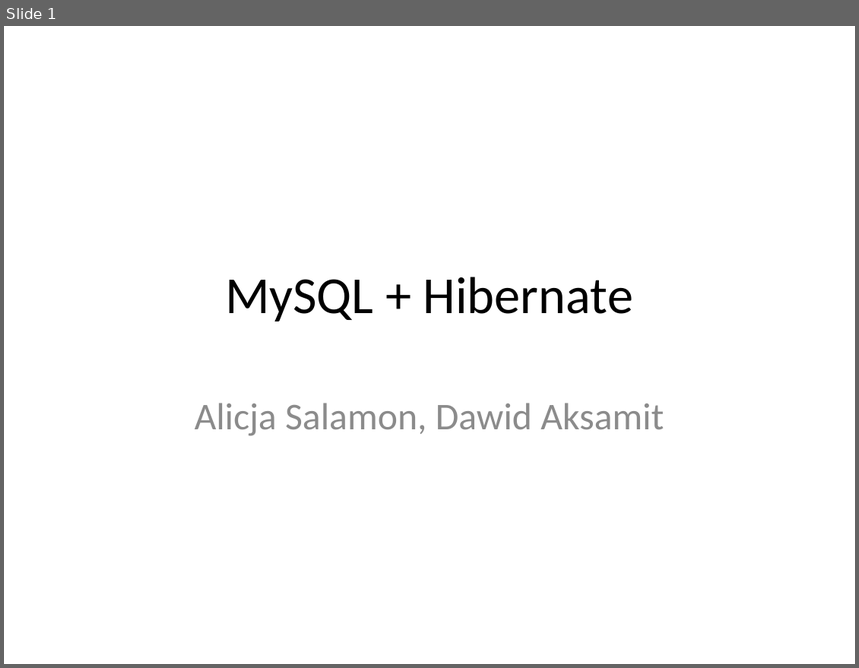
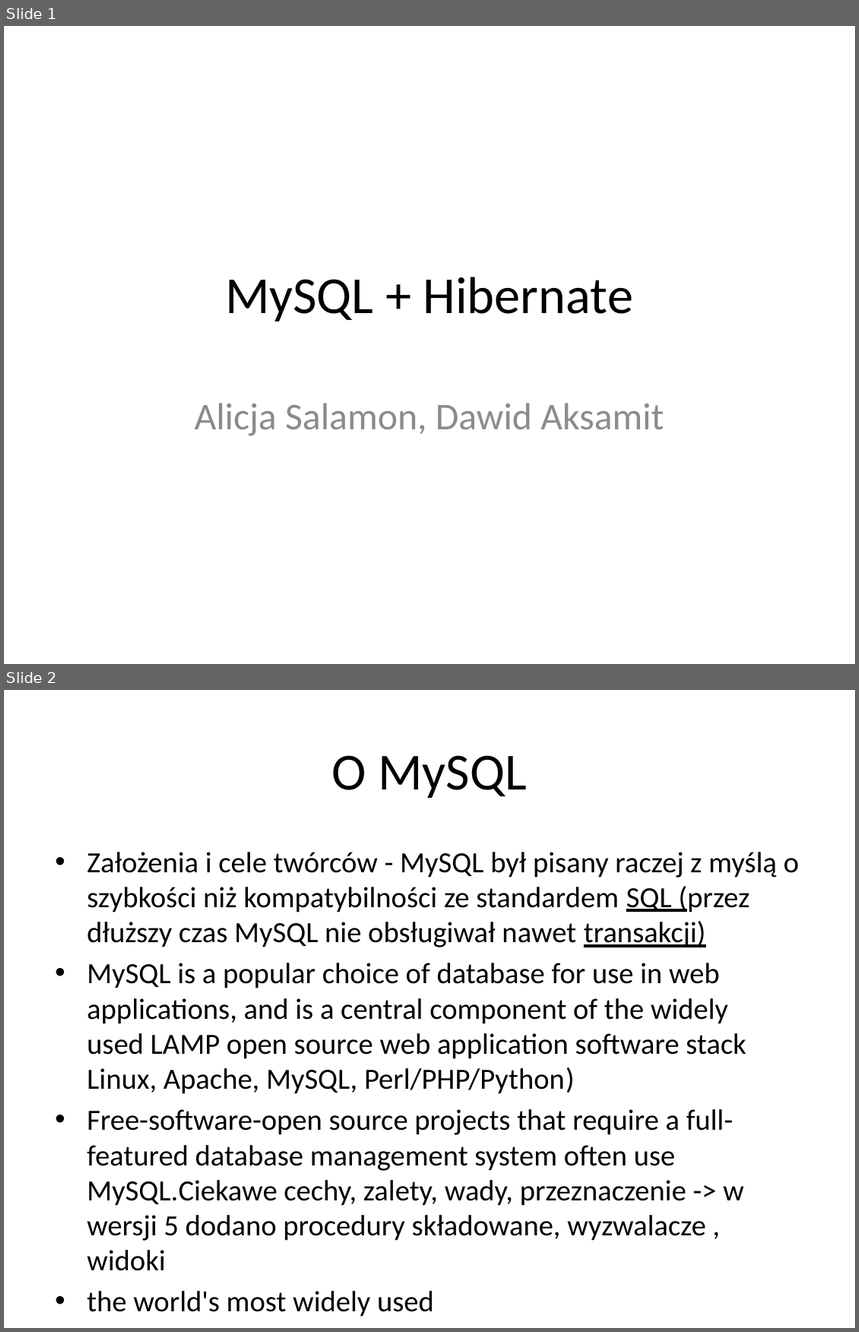
Before and after one commit to alicjasalamon/DB2, a slide deck: MySQL + Hibernate.pptx. Shown one above the other, each under a label of ours: slide 1 before the commit, slides 1 and 2 after it. The pictures are 859x668 and 859x1332 pixels, drawn with LibreOffice and Linux fonts; fonts in the diff are those of the drawing. Boxes give left, top, right and bottom in pixels: in the first picture for what was removed or moved away, otherwise in the second. Text is boxed around its words. In the diff, an @@ line names an element or a change of style, - is before the commit and + after.

```diff
--- a/MySQL + Hibernate.pptx
+++ b/MySQL + Hibernate.pptx
@@ slide 2 added at bbox=[4, 690, 855, 1328], background #FFFFFF @@
@@ title added at bbox=[332, 755, 527, 798], 44 pt, text #000000 @@
+O MySQL
@@ text added at bbox=[87, 852, 799, 1271], 24.8 pt, text #000000 @@
+• Założenia i cele twórców - MySQL był pisany raczej z myślą o szybkości niż kompatybilności ze standardem SQL (przez dłuższy czas MySQL nie obsługiwał nawet transakcji)
+• MySQL is a popular choice of database for use in web applications, and is a central component of the widely used LAMP open source web application software stack Linux, Apache, MySQL, Perl/PHP/Python)
+• Free-software-open source projects that require a full-featured database management system often use MySQL.Ciekawe cechy, zalety, wady, przeznaczenie -> w wersji 5 dodano procedury składowane, wyzwalacze , widoki
+• the world's most widely used
```
Also in this commit, not shown: 4 slides changed, 13 other slides added, 1 slide removed, 4 other files.
